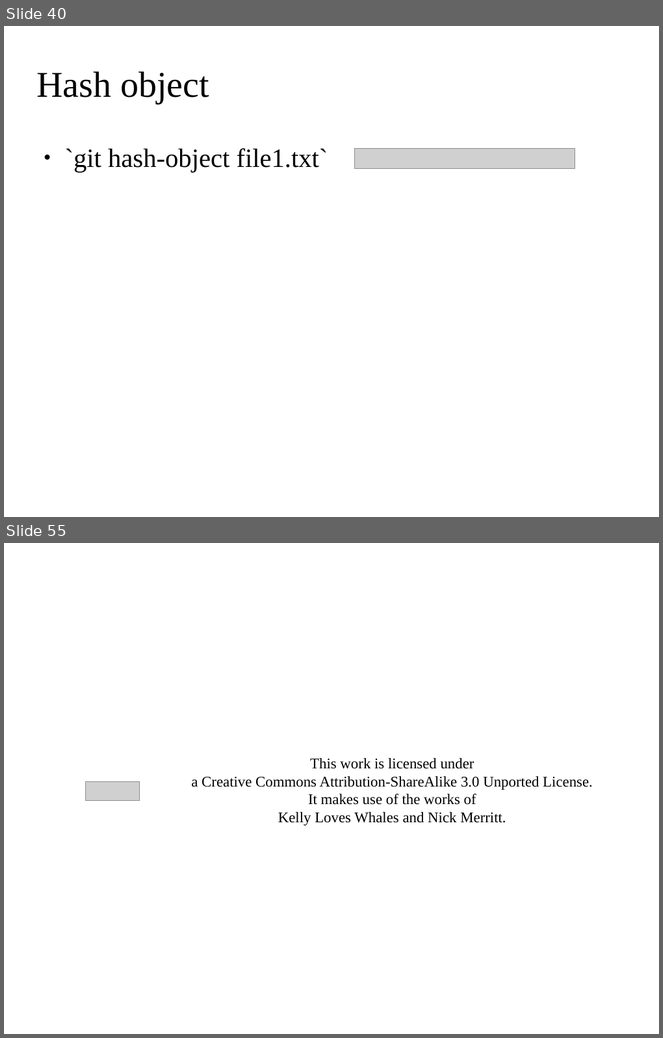
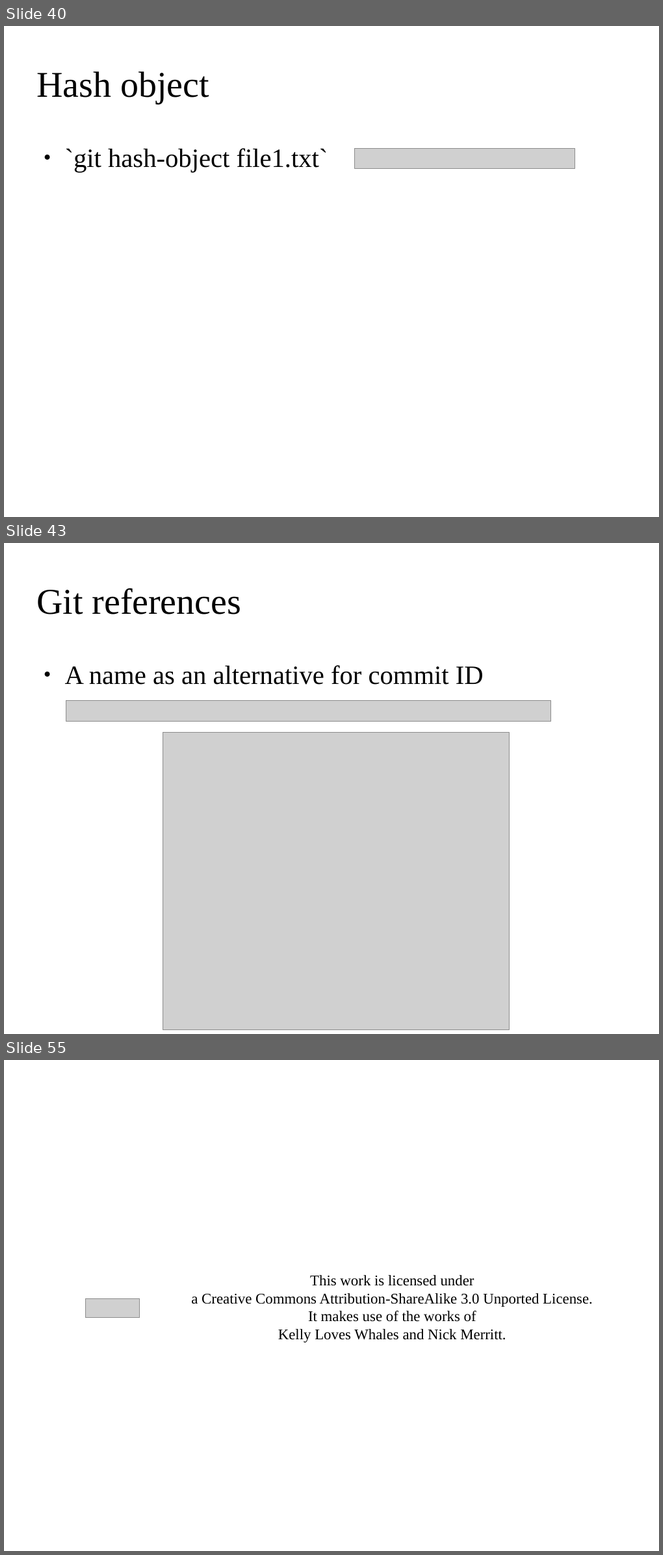
Before and after one commit to ehsansh84/git-tutorial, a slide deck: git.odp. Shown one above the other, each under a label of ours: slides 40 and 55 before the commit, slides 40, 43 and 55 after it; the slides between them are not shown. The pictures are 663x1038 and 663x1555 pixels, drawn with LibreOffice and Linux fonts; fonts in the diff are those of the drawing; grey boxes stand for pictures; background and template pictures are left out. Boxes give left, top, right and bottom in pixels: in the first picture for what was removed or moved away, otherwise in the second. Text is boxed around its words. In the diff, an @@ line names an element or a change of style, - is before the commit and + after.

```diff
--- a/git.odp
+++ b/git.odp
@@ slide 43 added at [4,543,659,1034], background picture (left out) @@
@@ title added at [36,588,241,615], 44 pt, text #000000 @@
+Git references
@@ text added at [65,665,484,685], 32 pt, text #000000 @@
+● A name as an alternative for commit ID
@@ picture added at [66,700,551,721] @@
@@ picture added at [163,733,509,1031] @@
```
Also in this commit, not shown: 3 other slides added, 4 slides removed.
